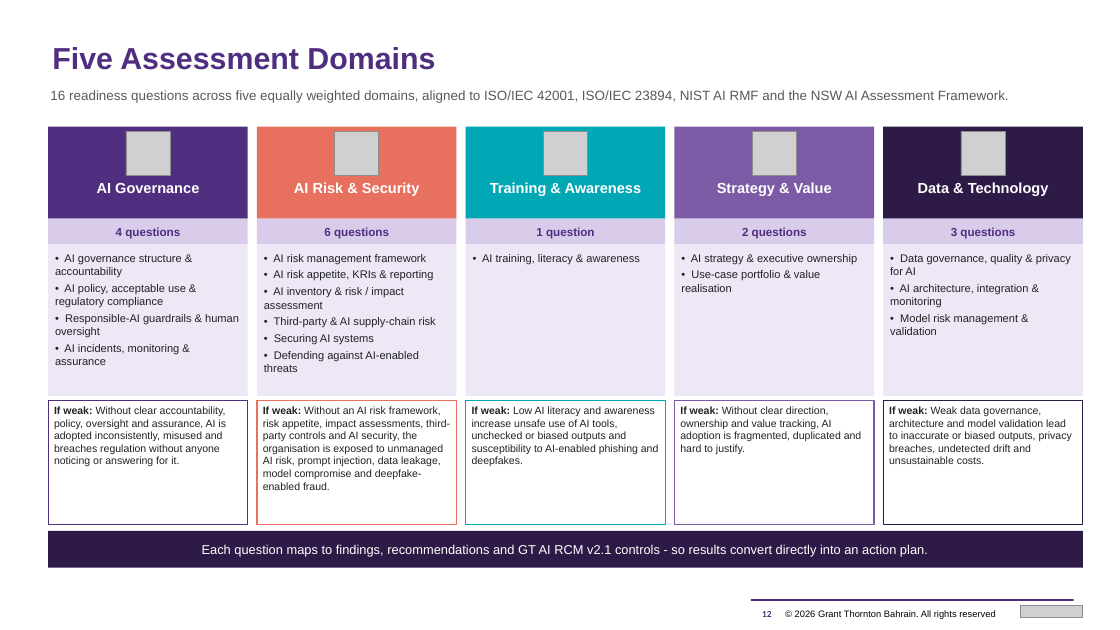
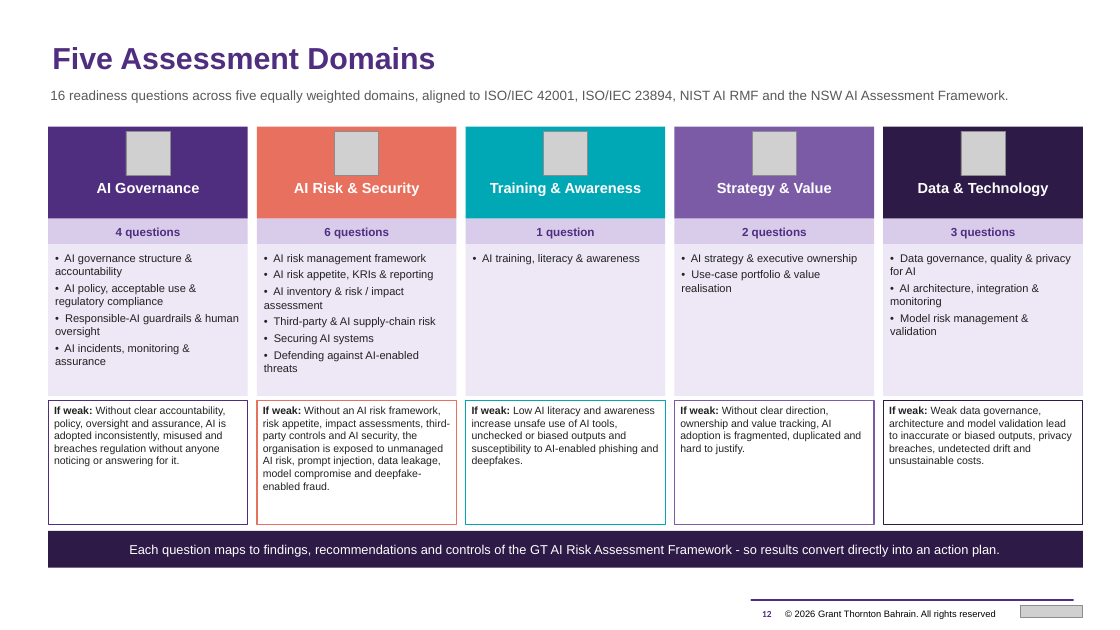
Before and after one commit to mahekdevangtrivedi-wq/GT-AI-Service-Line, a slide deck: slide 12 of 01_AI_Governance_Risk_Compliance/1.3_AI_Readiness_Assessment_Tool/GT_AI_Readiness_Assessment_Proposal.pptx. Drawn at 1120x630 pixels with LibreOffice and Linux fonts; fonts in the diff are those of the drawing; grey boxes stand for pictures. Boxes give left, top, right and bottom in pixels: in the first picture for what was removed or moved away, otherwise in the second. Text is boxed around its words. In the diff, an @@ line names an element or a change of style, - is before the commit and + after.

```diff
--- a/01_AI_Governance_Risk_Compliance/1.3_AI_Readiness_Assessment_Tool/GT_AI_Readiness_Assessment_Proposal.pptx
+++ b/01_AI_Governance_Risk_Compliance/1.3_AI_Readiness_Assessment_Tool/GT_AI_Readiness_Assessment_Proposal.pptx
@@ text in rectangle at (129, 544, 1000, 557): text changed @@
-Each question maps to findings, recommendations and GT AI RCM v2.1 controls - so results convert directly into an action plan.
+Each question maps to findings, recommendations and controls of the GT AI Risk Assessment Framework - so results convert directly into an action plan.
```
Also in this commit, not shown: 3 other slides changed, 18 other files.
